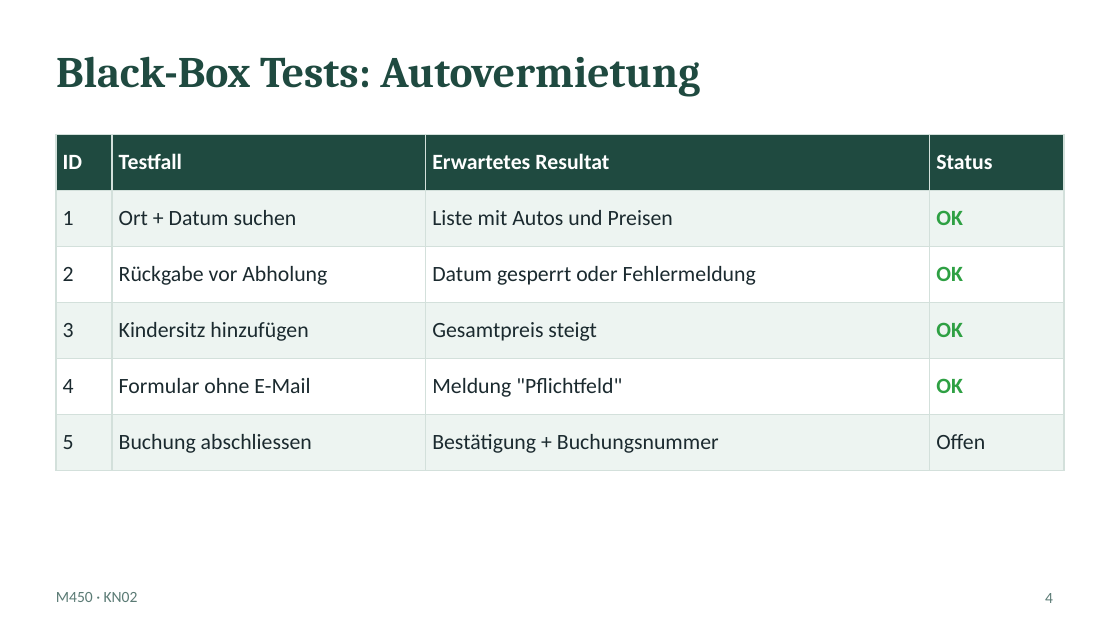
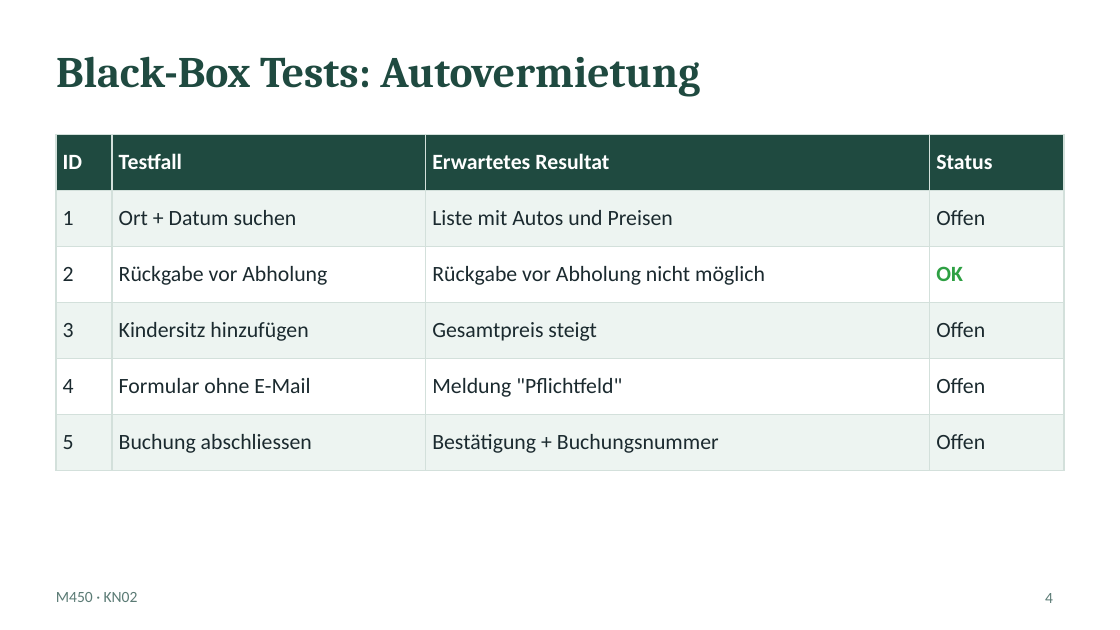
Before and after one commit to BusyDenis/M450_Denis, a slide deck: slide 4 of KN02/praesentation/KN02.pptx. Drawn at 1120x630 pixels with LibreOffice and Linux fonts; fonts in the diff are those of the drawing. Boxes give left, top, right and bottom in pixels: in the first picture for what was removed or moved away, otherwise in the second. Text is boxed around its words. In the diff, an @@ line names an element or a change of style, - is before the commit and + after.

Commit message:
KN02: Praesentation an echte Testresultate angepasst

```diff
--- a/KN02/praesentation/KN02.pptx
+++ b/KN02/praesentation/KN02.pptx
@@ table at box(56, 134, 1064, 457) @@
-row 2, column 4: OK
+row 2, column 4: Offen
-row 3, column 3: Datum gesperrt oder Fehlermeldung
+row 3, column 3: Rückgabe vor Abholung nicht möglich
-row 4, column 4: OK
+row 4, column 4: Offen
-row 5, column 4: OK
+row 5, column 4: Offen
```
